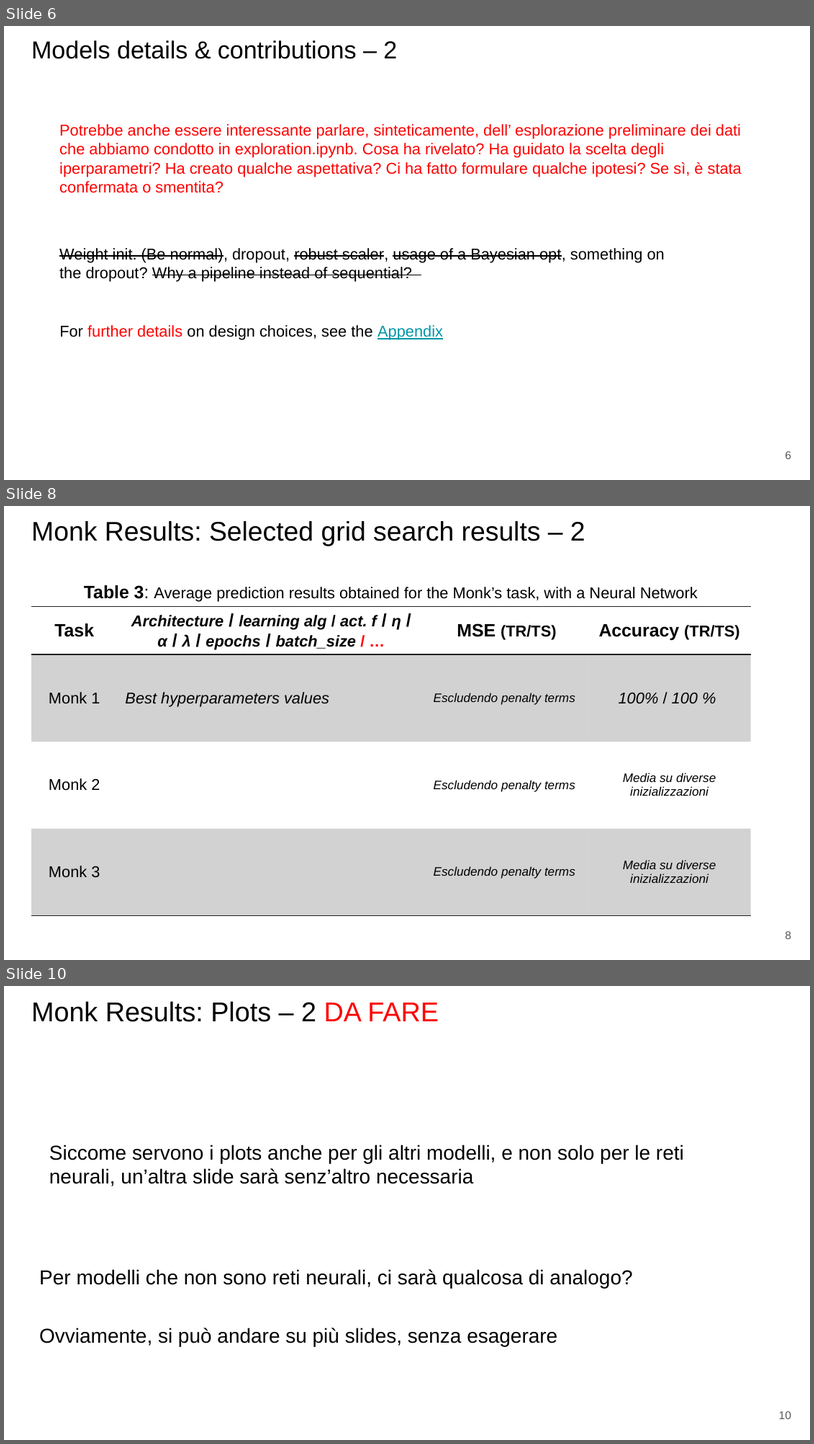
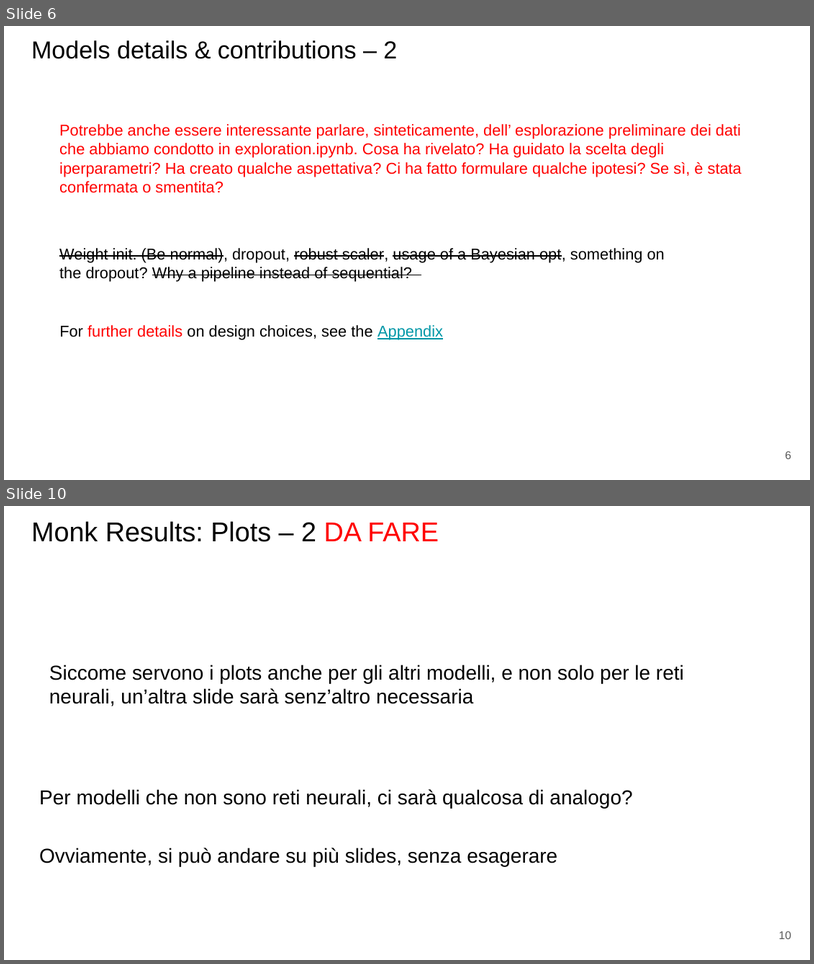
Before and after one commit to paolo-junior-mollica/machine-learning-project, a slide deck: relazione/ML-2023-PRJ-Slides-Demo.pptx. Shown one above the other, each under a label of ours: slides 6, 8 and 10 before the commit, slides 6 and 10 after it; the slides between them are not shown. The pictures are 814x1444 and 814x964 pixels, drawn with LibreOffice and Linux fonts; fonts in the diff are those of the drawing. Boxes give left, top, right and bottom in pixels: in the first picture for what was removed or moved away, otherwise in the second. Text is boxed around its words. In the diff, an @@ line names an element or a change of style, - is before the commit and + after.

Commit message:
Added MONK to presentation (with troubled plots & data)

```diff
--- a/relazione/ML-2023-PRJ-Slides-Demo.pptx
+++ b/relazione/ML-2023-PRJ-Slides-Demo.pptx
@@ slide 8 removed at (4, 506, 810, 960), background #FFFFFF @@
@@ title removed at (31, 521, 586, 546) @@
-Monk Results: Selected grid search results – 2
@@ text removed at (84, 585, 698, 602) @@
-Table 3: Average prediction results obtained for the Monk’s task, with a Neural Network
@@ table removed at (31, 607, 751, 919), 4 rows, 4 columns @@
-Task | Architecture / learning alg / act. f / η / α / λ / epochs / batch_size / … | MSE (TR/TS) | Accuracy (TR/TS)
-Monk 1 | Best hyperparameters values | Escludendo penalty terms | 100% / 100 %
-Monk 2 |  | Escludendo penalty terms | Media su diverse inizializzazioni
-Monk 3 |  | Escludendo penalty terms | Media su diverse inizializzazioni
@@ page number removed at (785, 931, 792, 939) @@
-8
```
Also in this commit, not shown: 11 slides changed, 4 slides added, 1 other slide removed.
